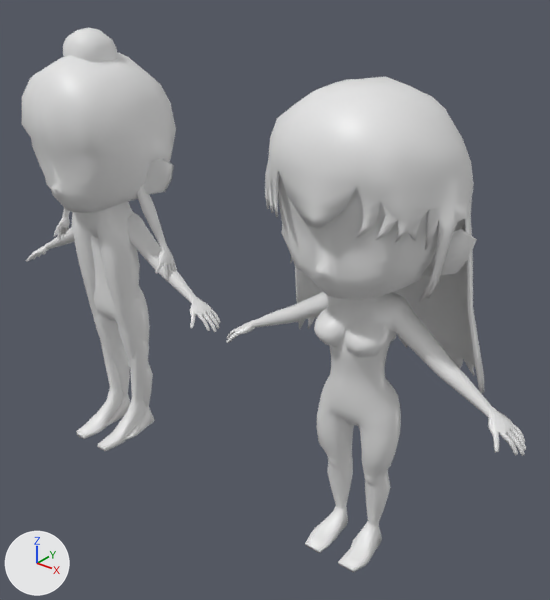
The FBX model BASEMESH/FBX/male_basemesh.fbx: old version first, new version second.
One viewpoint serves both versions: a 50 mm camera at (2.41, -1.9, 2.08) aimed at (0.77, 0.15, 0.81). The axes (+X, +Y, +Z) are drawn at lower left. The lights are the same throughout. Where no turn or scale is listed for an object, it has been applied to the vertices.

Names of what the first picture shows: 'Chibi Female', 'Chibi Male', 'Hair', 'Normal'.
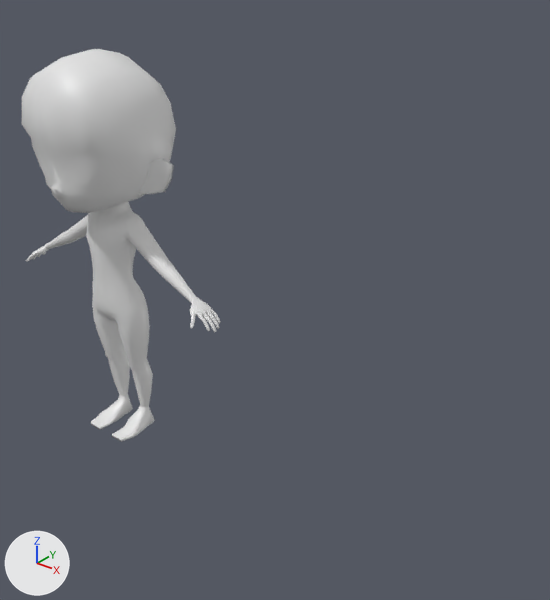
Boxes (x1, y1, x2, y2) around the edits, measured in the pictures (550 x 600 px):
'Chibi Female', deleted: before (227, 173, 526, 572)
    faces in mat_body (white #e7e7e7): (227, 292, 526, 572)
    faces in mat_head (white #e7e7e7): (246, 173, 492, 425)
'Hair', deleted: before (265, 76, 484, 394)
'Normal', deleted: before (54, 28, 177, 451)
    faces in mat_body (white #e7e7e7): (54, 186, 177, 451)
    faces in mat_head (white #e7e7e7): (61, 28, 164, 255)

The edits, one by one:
Object 'Hair' (ob_hair) is deleted.
Object 'Normal' (ob_normal) is deleted.
Object 'Chibi Female' (ob_chibi_female) is deleted.
